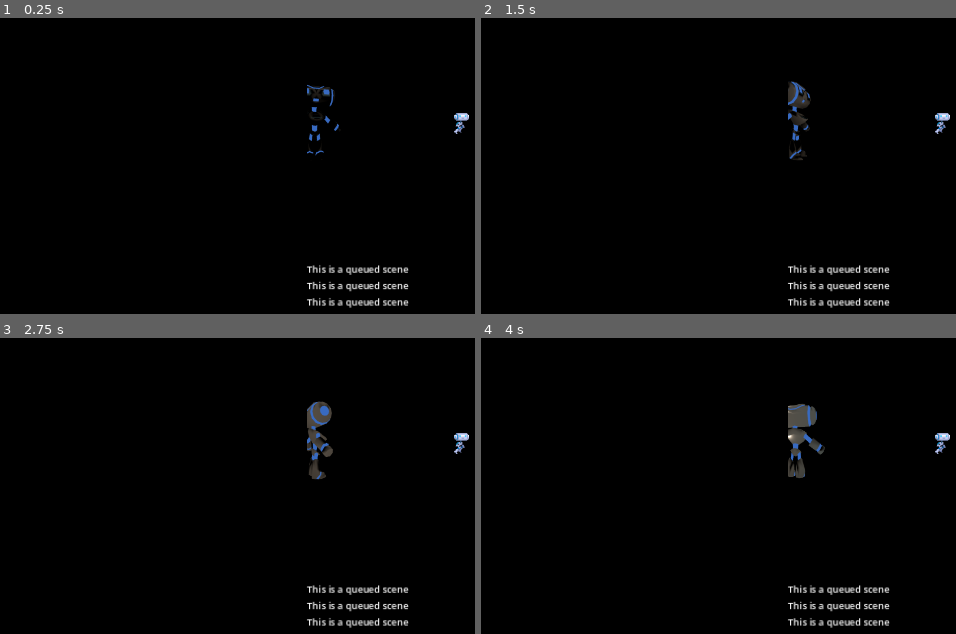
Above: before the commit, frames 1-4 (two rows, left to right).
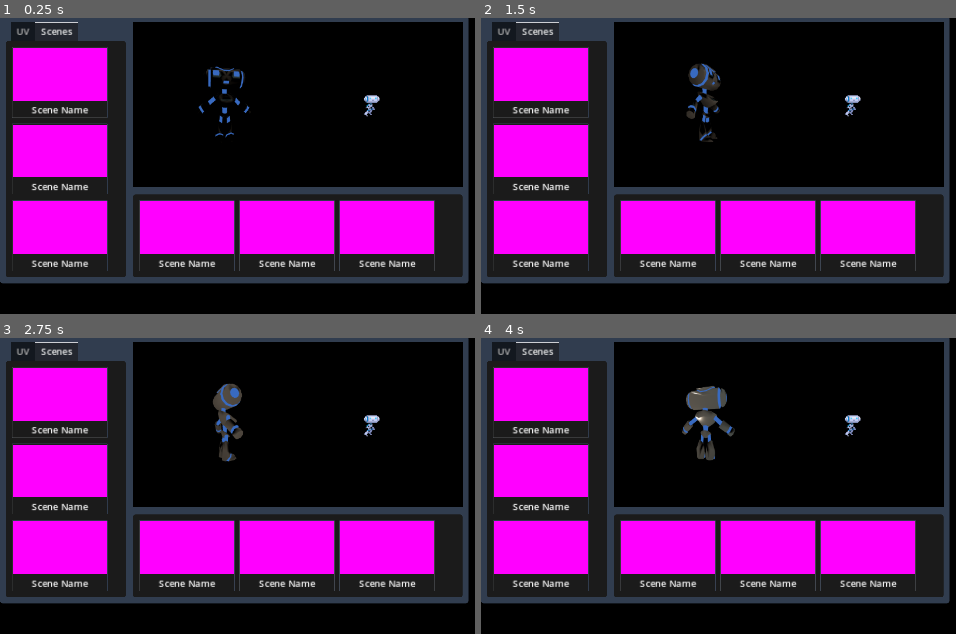
Above: after the commit, the same moments.

Repository: stringyWingy/gd_projection_mapper
Game: Godot game, scene res://window_editor.tscn
The game is run twice, just before and just after one commit, with the same random seed, the same clock (stepped at 60 frames per second) and the same inputs.
Inputs (mouse positions are in pixels of both pictures, inside the frame that each line leads up to):
- Up to frame 1 (0.25 s): no input
- Up to frame 2 (1.5 s): move the mouse to (outside the picture) at 0.52 s; hold G (grab) 0.53-1.25 s; click (outside the picture) at 0.67 s; drag from (723, 266) to (outside the picture) at 1.27 s
- Up to frame 3 (2.75 s): move the mouse to (outside the picture) at 2.02 s; hold G (grab) from 2.03 s (still down); click (outside the picture) at 2.17 s
- Up to frame 4 (4 s): release G (grab) at 2.75 s; drag from (outside the picture) to (642, 494) at 2.77 s; move the mouse to (outside the picture) at 3.52 s; press the mouse at (outside the picture) at 3.53 s; tap G (grab) at 3.8 s

The runs differ from the first frame. In frame 1, 51% of the frame differs, in the area x 0-99%, y 0-98%; in frame 2, 52%; in frame 3, 53%; in frame 4, 53%.

Commit message:
prettied up editor UI and made placeholder scene card tscn

Diff:
--- /dev/null
+++ b/ui/panel_dark_margin.tres
@@ -0,0 +1,13 @@
+[gd_resource type="StyleBoxFlat" format=3 uid="uid://7ddgh35w0pcu"]
+
+[resource]
+content_margin_left = 10.0
+content_margin_top = 10.0
+content_margin_right = 10.0
+content_margin_bottom = 10.0
+bg_color = Color(0.10748, 0.10748, 0.10748, 1)
+corner_radius_top_left = 5
+corner_radius_top_right = 5
+corner_radius_bottom_right = 5
+corner_radius_bottom_left = 5
+corner_detail = 7
--- /dev/null
+++ b/ui/panel_scene_item.tres
@@ -0,0 +1,18 @@
+[gd_resource type="StyleBoxFlat" format=3 uid="uid://jq2lrypf0ltl"]
+
+[resource]
+content_margin_left = 2.0
+content_margin_top = 2.0
+content_margin_right = 2.0
+content_margin_bottom = 2.0
+bg_color = Color(0.6, 0.6, 0.6, 0)
+border_width_left = 1
+border_width_top = 1
+border_width_right = 1
+border_width_bottom = 1
+border_color = Color(0.1922, 0.237357, 0.31, 1)
+corner_radius_top_left = 1
+corner_radius_top_right = 1
+corner_radius_bottom_right = 1
+corner_radius_bottom_left = 1
+corner_detail = 7
--- /dev/null
+++ b/ui/panel_top.tres
@@ -0,0 +1,13 @@
+[gd_resource type="StyleBoxFlat" format=3 uid="uid://bkxb7q7l7c6c6"]
+
+[resource]
+content_margin_left = 10.0
+content_margin_top = 10.0
+content_margin_right = 10.0
+content_margin_bottom = 10.0
+bg_color = Color(0.1922, 0.237357, 0.31, 1)
+corner_radius_top_left = 5
+corner_radius_top_right = 5
+corner_radius_bottom_right = 5
+corner_radius_bottom_left = 5
+corner_detail = 7
--- /dev/null
+++ b/ui/scene_item.tscn
@@ -0,0 +1,31 @@
+[gd_scene load_steps=3 format=3 uid="uid://djyachogawdaa"]
+
+[ext_resource type="Theme" uid="uid://bih0ootcxjn7o" path="res://ui/ui_theme.tres" id="1_gx76m"]
+
+[sub_resource type="PlaceholderTexture2D" id="PlaceholderTexture2D_ssvvm"]
+size = Vector2(160, 90)
+
+[node name="PanelContainer" type="PanelContainer"]
+clip_contents = true
+offset_top = 121.0
+offset_right = 160.0
+offset_bottom = 141.0
+theme = ExtResource("1_gx76m")
+theme_type_variation = &"PanelContainerFlush"
+
+[node name="VBoxContainer" type="VBoxContainer" parent="."]
+layout_mode = 2
+
+[node name="TextureRect" type="TextureRect" parent="VBoxContainer"]
+layout_mode = 2
+texture = SubResource("PlaceholderTexture2D_ssvvm")
+
+[node name="Label" type="Label" parent="VBoxContainer"]
+custom_minimum_size = Vector2(0, 16)
+layout_mode = 2
+size_flags_vertical = 8
+theme = ExtResource("1_gx76m")
+text = "Scene Name
+"
+horizontal_alignment = 1
+text_overrun_behavior = 3
--- /dev/null
+++ b/ui/ui_theme.tres
@@ -0,0 +1,19 @@
+[gd_resource type="Theme" load_steps=5 format=3 uid="uid://bih0ootcxjn7o"]
+
+[ext_resource type="StyleBox" uid="uid://7ddgh35w0pcu" path="res://ui/panel_dark_margin.tres" id="1_ny7fg"]
+[ext_resource type="StyleBox" uid="uid://jq2lrypf0ltl" path="res://ui/panel_scene_item.tres" id="2_b0ngk"]
+[ext_resource type="StyleBox" uid="uid://bkxb7q7l7c6c6" path="res://ui/panel_top.tres" id="3_2f1r0"]
+
+[sub_resource type="StyleBoxFlat" id="StyleBoxFlat_enrn1"]
+bg_color = Color(0.1922, 0.237357, 0.31, 1)
+
+[resource]
+FlowContainer/constants/h_separation = 7
+FlowContainer/constants/v_separation = 9
+Panel/styles/panel = SubResource("StyleBoxFlat_enrn1")
+PanelContainer/styles/panel = ExtResource("1_ny7fg")
+PanelContainerFlush/base_type = &"PanelContainer"
+PanelContainerFlush/styles/panel = ExtResource("2_b0ngk")
+PanelContainerTop/base_type = &"PanelContainer"
+PanelContainerTop/styles/panel = ExtResource("3_2f1r0")
+TabContainer/styles/panel = ExtResource("1_ny7fg")
--- a/window_editor.gd
+++ b/window_editor.gd
@@ -1,7 +1,7 @@
 extends Control
 
 var window_display = null
-@onready var subviewport = $HSplitContainer/VSplitContainer/AspectRatioContainer/SubViewportContainer/SubViewport
+@onready var display_world = $HSplitContainer/VSplitContainer/SubViewportContainer/SubViewport/DisplayWorld
 @onready var display_scene = preload("res://window_display.tscn")
 
 # Called when the node enters the scene tree for the first time.
@@ -21,4 +21,4 @@
 			window_display = display_scene.instantiate()
 			window_display.set_name("WindowDisplay")
 			add_child(window_display)
-			window_display.find_child("SubViewport").world_2d = subviewport.world_2d
+			window_display.find_child("SubViewport").world_2d = display_world
--- a/window_editor.tscn
+++ b/window_editor.tscn
@@ -1,8 +1,10 @@
-[gd_scene load_steps=4 format=3 uid="uid://vpoh8hw542lm"]
+[gd_scene load_steps=6 format=3 uid="uid://vpoh8hw542lm"]
 
 [ext_resource type="Script" path="res://window_editor.gd" id="1_16hpm"]
 [ext_resource type="PackedScene" uid="uid://xwkspajfdmd7" path="res://display_world.tscn" id="1_niy3p"]
+[ext_resource type="Theme" uid="uid://bih0ootcxjn7o" path="res://ui/ui_theme.tres" id="1_pmykl"]
 [ext_resource type="Script" path="res://editor_camera.gd" id="4_gx5we"]
+[ext_resource type="PackedScene" uid="uid://djyachogawdaa" path="res://ui/scene_item.tscn" id="5_euu47"]
 
 [node name="WindowEditor" type="Control"]
 layout_direction = 2
@@ -12,76 +14,93 @@
 anchor_bottom = 1.0
 grow_horizontal = 2
 grow_vertical = 2
+theme = ExtResource("1_pmykl")
 script = ExtResource("1_16hpm")
 
-[node name="HSplitContainer" type="HSplitContainer" parent="."]
+[node name="PanelContainer" type="PanelContainer" parent="."]
 layout_mode = 1
 anchors_preset = 15
 anchor_right = 1.0
 anchor_bottom = 1.0
 grow_horizontal = 2
 grow_vertical = 2
-split_offset = 200
+theme_type_variation = &"PanelContainerTop"
 
-[node name="TabContainer" type="TabContainer" parent="HSplitContainer"]
+[node name="HSplitContainer" type="HSplitContainer" parent="PanelContainer"]
 layout_mode = 2
 
-[node name="UV" type="AspectRatioContainer" parent="HSplitContainer/TabContainer"]
+[node name="TabContainer" type="TabContainer" parent="PanelContainer/HSplitContainer"]
+clip_contents = true
+layout_mode = 2
+size_flags_horizontal = 3
+current_tab = 1
+
+[node name="UV" type="SubViewportContainer" parent="PanelContainer/HSplitContainer/TabContainer"]
+visible = false
+clip_contents = true
+layout_mode = 2
+size_flags_horizontal = 4
+size_flags_vertical = 4
+theme = ExtResource("1_pmykl")
+stretch = true
+
+[node name="SubViewport" type="SubViewport" parent="PanelContainer/HSplitContainer/TabContainer/UV"]
+handle_input_locally = false
+size = Vector2i(338, 697)
+render_target_update_mode = 0
+
+[node name="Scenes" type="FlowContainer" parent="PanelContainer/HSplitContainer/TabContainer"]
 layout_mode = 2
 
-[node name="UV" type="SubViewportContainer" parent="HSplitContainer/TabContainer/UV"]
+[node name="SceneItem" parent="PanelContainer/HSplitContainer/TabContainer/Scenes" instance=ExtResource("5_euu47")]
 layout_mode = 2
 
-[node name="SubViewport" type="SubViewport" parent="HSplitContainer/TabContainer/UV/UV"]
-handle_input_locally = false
-render_target_update_mode = 0
-
-[node name="Scenes" type="FlowContainer" parent="HSplitContainer/TabContainer"]
-visible = false
+[node name="SceneItem2" parent="PanelContainer/HSplitContainer/TabContainer/Scenes" instance=ExtResource("5_euu47")]
 layout_mode = 2
 
-[node name="Label" type="Label" parent="HSplitContainer/TabContainer/Scenes"]
+[node name="SceneItem3" parent="PanelContainer/HSplitContainer/TabContainer/Scenes" instance=ExtResource("5_euu47")]
 layout_mode = 2
-text = "This is a scene selector
-"
 
-[node name="VSplitContainer" type="VSplitContainer" parent="HSplitContainer"]
+[node name="VSplitContainer" type="VSplitContainer" parent="PanelContainer/HSplitContainer"]
 layout_mode = 2
-split_offset = 700
+size_flags_horizontal = 3
+size_flags_stretch_ratio = 2.69
+theme_override_constants/minimum_grab_thickness = 4
 
-[node name="AspectRatioContainer" type="AspectRatioContainer" parent="HSplitContainer/VSplitContainer"]
-clip_contents = true
+[node name="SubViewportContainer" type="SubViewportContainer" parent="PanelContainer/HSplitContainer/VSplitContainer"]
 layout_mode = 2
-ratio = 1.7778
-
-[node name="SubViewportContainer" type="SubViewportContainer" parent="HSplitContainer/VSplitContainer/AspectRatioContainer"]
-layout_mode = 2
+size_flags_vertical = 3
+size_flags_stretch_ratio = 4.0
+theme = ExtResource("1_pmykl")
 stretch = true
 
-[node name="SubViewport" type="SubViewport" parent="HSplitContainer/VSplitContainer/AspectRatioContainer/SubViewportContainer"]
+[node name="SubViewport" type="SubViewport" parent="PanelContainer/HSplitContainer/VSplitContainer/SubViewportContainer"]
 handle_input_locally = false
 canvas_cull_mask = 4294966275
-size = Vector2i(2, 2)
+size = Vector2i(976, 592)
 render_target_update_mode = 4
 
-[node name="DisplayWorld" parent="HSplitContainer/VSplitContainer/AspectRatioContainer/SubViewportContainer/SubViewport" instance=ExtResource("1_niy3p")]
+[node name="DisplayWorld" parent="PanelContainer/HSplitContainer/VSplitContainer/SubViewportContainer/SubViewport" instance=ExtResource("1_niy3p")]
+unique_name_in_owner = true
 
-[node name="EditorCamera" type="Camera2D" parent="HSplitContainer/VSplitContainer/AspectRatioContainer/SubViewportContainer/SubViewport"]
+[node name="EditorCamera" type="Camera2D" parent="PanelContainer/HSplitContainer/VSplitContainer/SubViewportContainer/SubViewport"]
 editor_draw_limits = true
 editor_draw_drag_margin = true
 script = ExtResource("4_gx5we")
 
-[node name="FlowContainer" type="FlowContainer" parent="HSplitContainer/VSplitContainer"]
+[node name="PanelContainer" type="PanelContainer" parent="PanelContainer/HSplitContainer/VSplitContainer"]
+clip_contents = true
+layout_mode = 2
+size_flags_vertical = 3
+
+[node name="FlowContainer" type="FlowContainer" parent="PanelContainer/HSplitContainer/VSplitContainer/PanelContainer"]
 layout_mode = 2
 
-[node name="Label" type="Label" parent="HSplitContainer/VSplitContainer/FlowContainer"]
+[node name="SceneItem" parent="PanelContainer/HSplitContainer/VSplitContainer/PanelContainer/FlowContainer" instance=ExtResource("5_euu47")]
 layout_mode = 2
-text = "This is a queued scene"
 
-[node name="Label2" type="Label" parent="HSplitContainer/VSplitContainer/FlowContainer"]
+[node name="SceneItem2" parent="PanelContainer/HSplitContainer/VSplitContainer/PanelContainer/FlowContainer" instance=ExtResource("5_euu47")]
 layout_mode = 2
-text = "This is a queued scene"
 
-[node name="Label3" type="Label" parent="HSplitContainer/VSplitContainer/FlowContainer"]
+[node name="SceneItem3" parent="PanelContainer/HSplitContainer/VSplitContainer/PanelContainer/FlowContainer" instance=ExtResource("5_euu47")]
 layout_mode = 2
-text = "This is a queued scene"
Not shown: 3 places in display_world.tscn that only renumber resources
